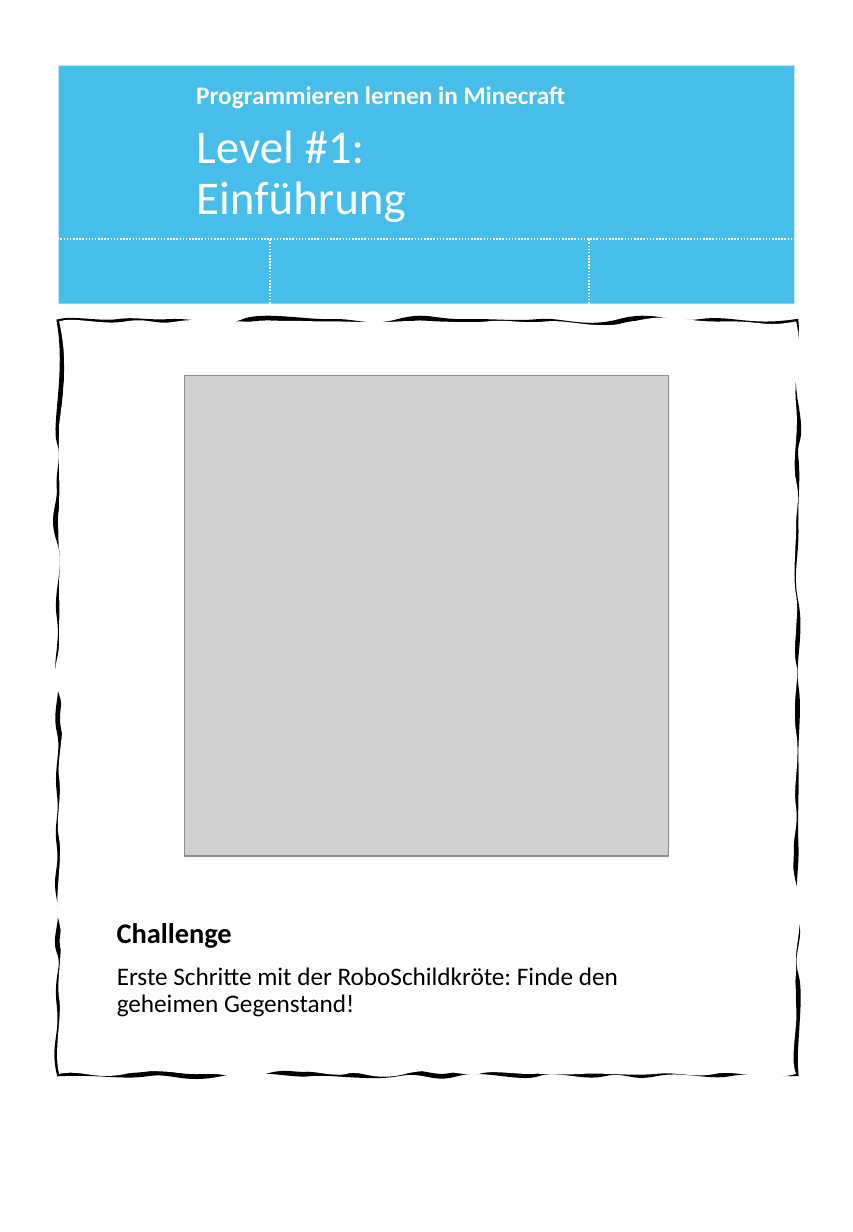
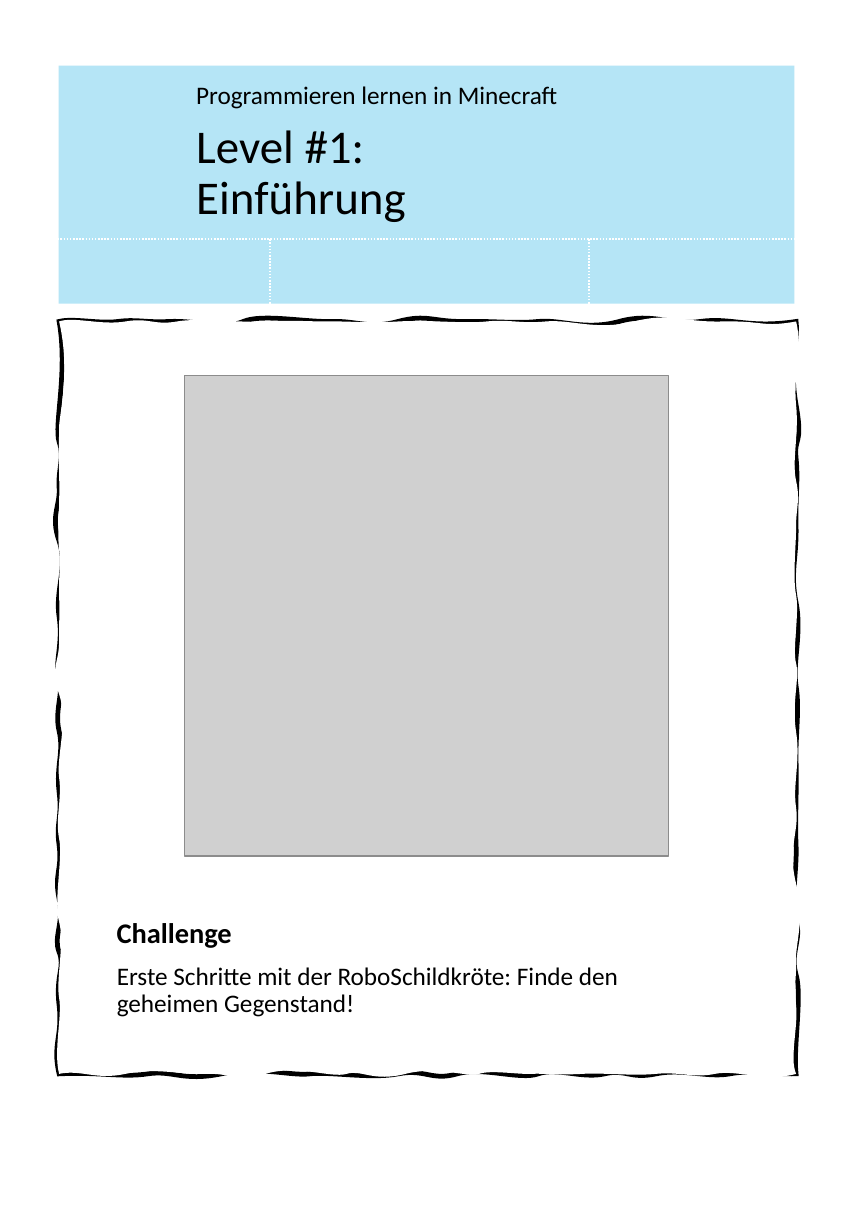
Before and after one commit to KidsLabDe/ProgrammierenInMinecraft_Videokurs, a slide deck: slide 2 of Lernkarten/Level1 - Einführung.pptx. Drawn at 853x1232 pixels with LibreOffice and Linux fonts; fonts in the diff are those of the drawing; grey boxes stand for pictures; background and template pictures are left out. Boxes give left, top, right and bottom in pixels: in the first picture for what was removed or moved away, otherwise in the second. Text is boxed around its words. In the diff, an @@ line names an element or a change of style, - is before the commit and + after.

```diff
--- a/Lernkarten/Level1 - Einführung.pptx
+++ b/Lernkarten/Level1 - Einführung.pptx
@@ rectangle at <box>59,66,795,304</box>: fill #47BEE9 to #B5E5F6 @@
@@ text "Programmieren lernen in Minecraft" at <box>196,86,557,109</box>: text colour #FFFFFF to #000000, bold off @@
@@ title "Level #1: Einführung" at <box>196,130,405,222</box>: text colour #FFFFFF to #000000 @@
```
Also in this commit, not shown: 3 other slides changed, 6 other files.
